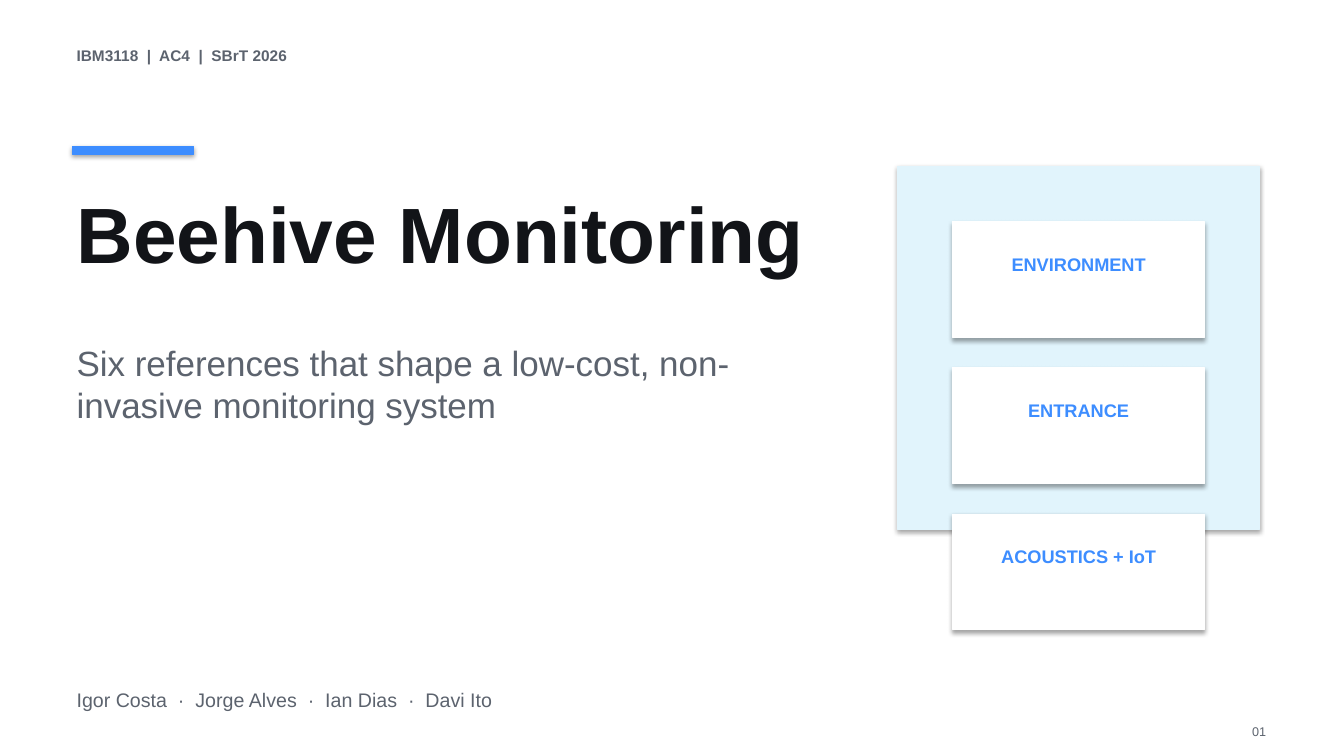
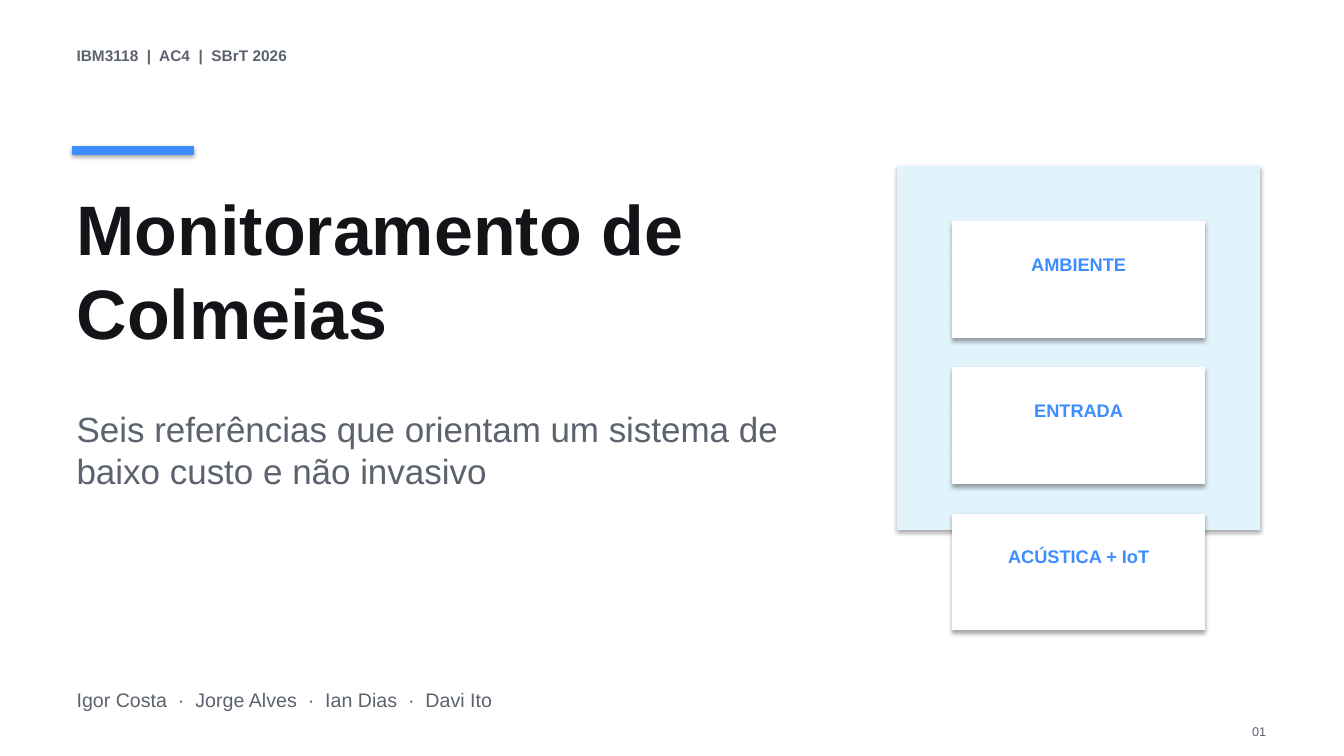
Before and after one commit to whirtex/embedded-system, a slide deck: slide 1 of beehive-monitoring/beehive-monitoring-ac4-slides.pptx. Drawn at 1344x756 pixels with LibreOffice and Linux fonts; fonts in the diff are those of the drawing. Boxes give left, top, right and bottom in pixels: in the first picture for what was removed or moved away, otherwise in the second. Text is boxed around its words. In the diff, an @@ line names an element or a change of style, - is before the commit and + after.

Commit message:
docs: translate beehive slides to pt-br

```diff
--- a/beehive-monitoring/beehive-monitoring-ac4-slides.pptx
+++ b/beehive-monitoring/beehive-monitoring-ac4-slides.pptx
@@ text at bbox=[77, 204, 683, 340]: text changed; size 56 to 50 pt @@
-Beehive Monitoring
+Monitoramento de Colmeias
@@ text at bbox=[1031, 258, 1126, 271]: text changed @@
-ENVIRONMENT
+AMBIENTE
@@ text at bbox=[77, 416, 778, 485]: text changed @@
-Six references that shape a low-cost, non-invasive monitoring system
+Seis referências que orientam um sistema de baixo custo e não invasivo
@@ text at bbox=[1034, 404, 1123, 417]: text changed @@
-ENTRANCE
+ENTRADA
@@ text at bbox=[1008, 549, 1149, 563]: text changed @@
-ACOUSTICS + IoT
+ACÚSTICA + IoT
```
Also in this commit, not shown: 7 other slides changed, 2 slides added, 2 slides removed.
